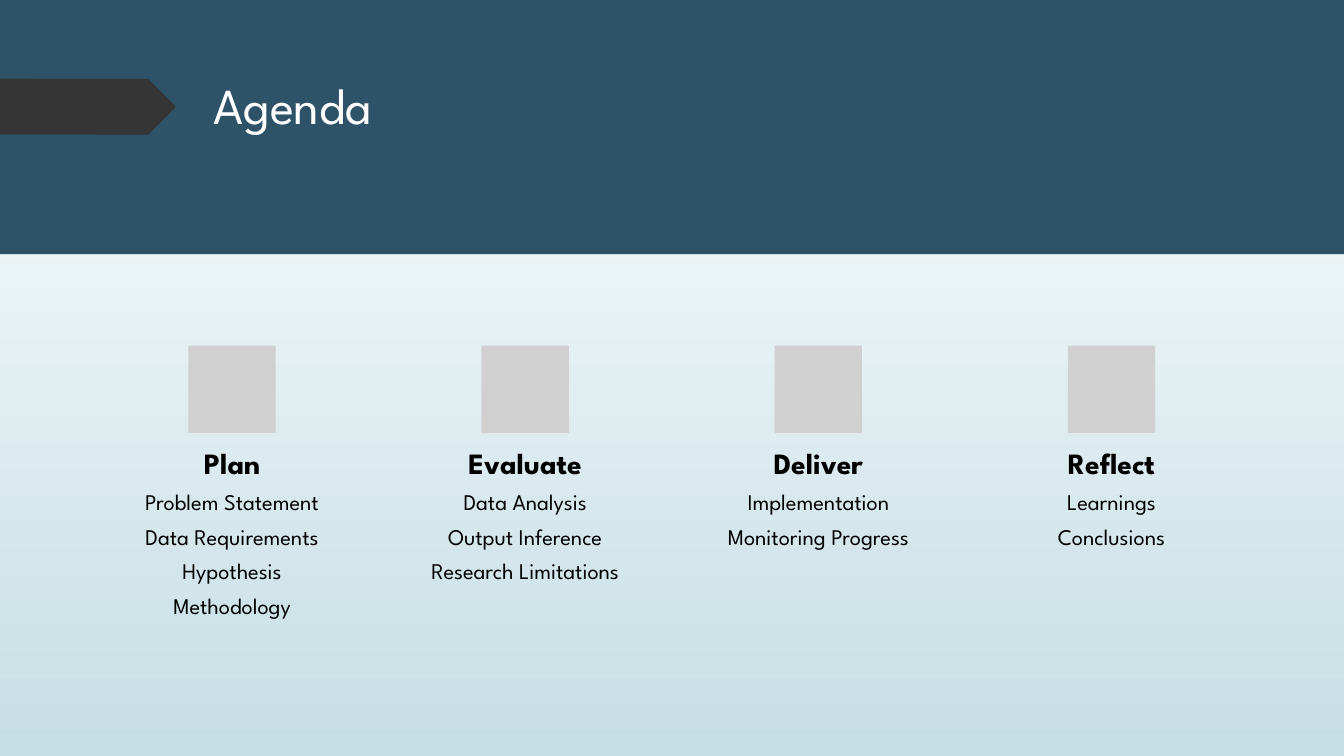
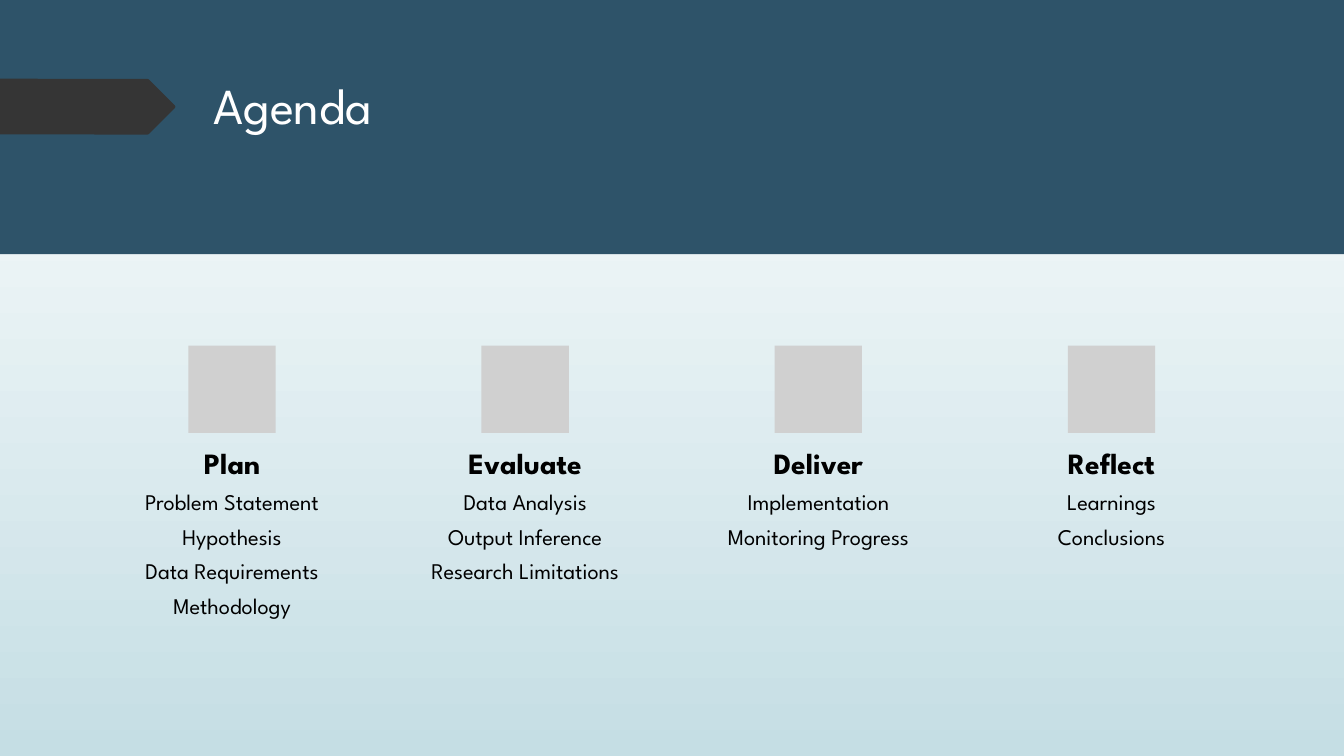
Before and after one commit to dr-natetorious/TIM-7101-Statistics, a slide deck: slide 2 of Section_3_Mgmt_Informed/Week8_Presentation/BachmeierNTIM7101-8.pptx. Drawn at 1344x756 pixels with LibreOffice and Linux fonts; fonts in the diff are those of the drawing; grey boxes stand for pictures. Boxes give left, top, right and bottom in pixels: in the first picture for what was removed or moved away, otherwise in the second. Text is boxed around its words. In the diff, an @@ line names an element or a change of style, - is before the commit and + after.

```diff
--- a/Section_3_Mgmt_Informed/Week8_Presentation/BachmeierNTIM7101-8.pptx
+++ b/Section_3_Mgmt_Informed/Week8_Presentation/BachmeierNTIM7101-8.pptx
@@ text at [182,529,281,550]: paragraph added @@
+Hypothesis
@@ text at [182,563,281,584]: paragraph removed @@
-Hypothesis
```
Also in this commit, not shown: 4 other slides changed, 2 other files.
